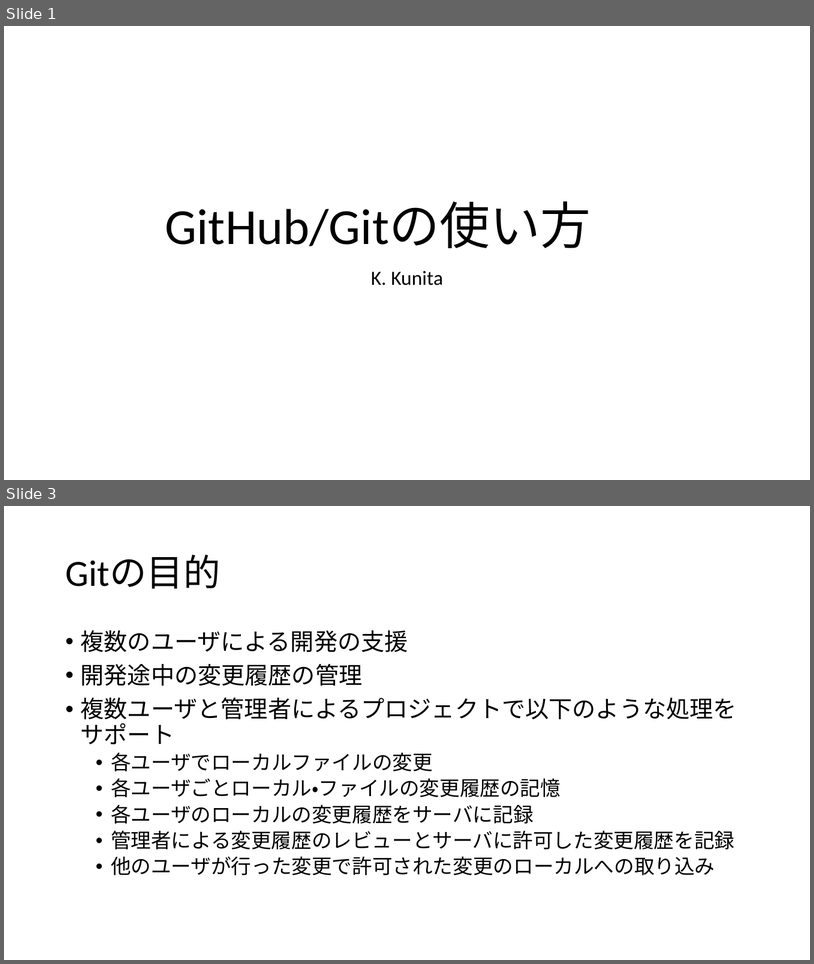
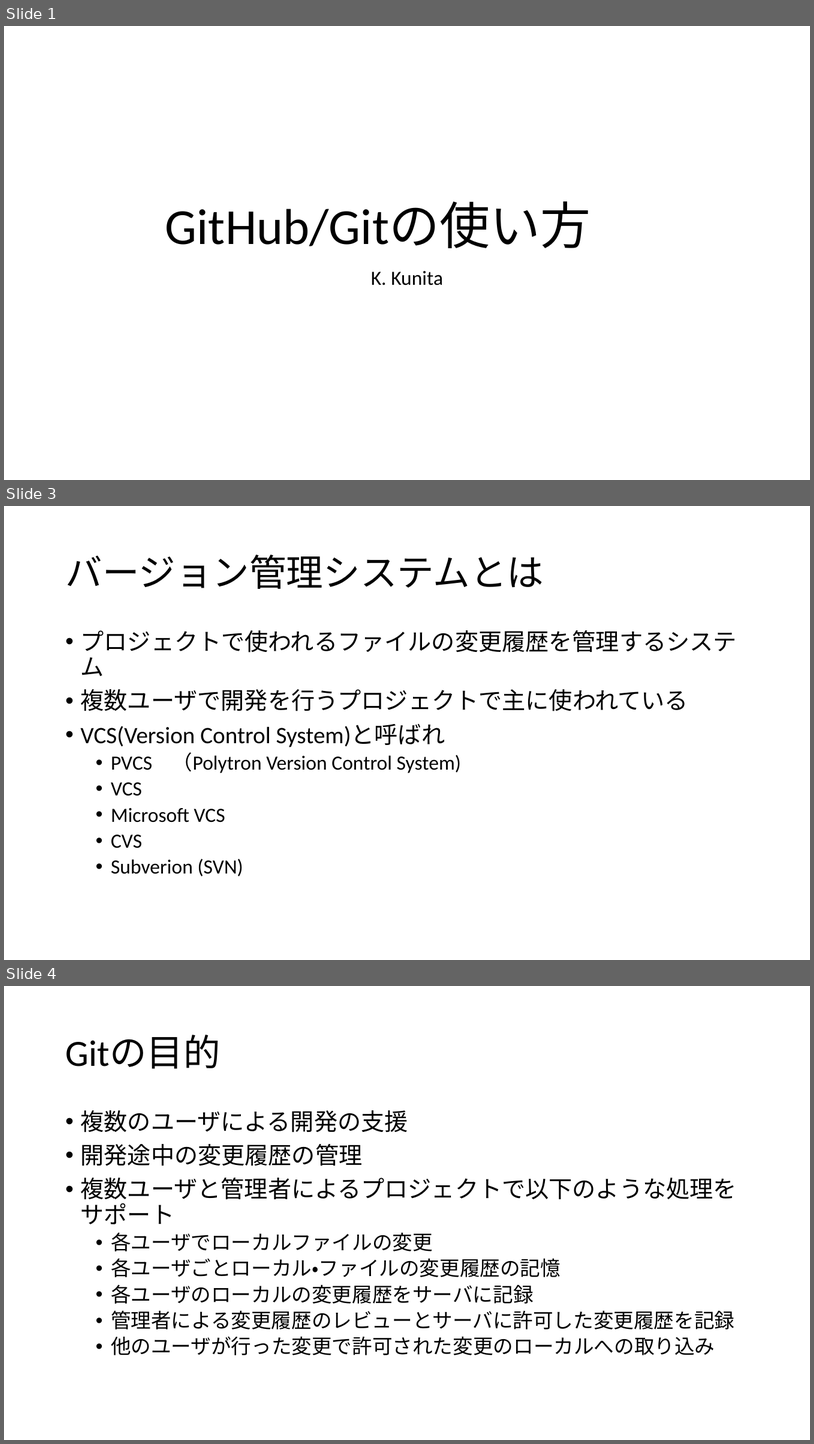
Before and after one commit to kunita18/githubdoc, a slide deck: ppt/GitHub.pptx. Shown one above the other, each under a label of ours: slides 1 and 3 before the commit, slides 1, 3 and 4 after it; the slides between them are not shown. The pictures are 814x964 and 814x1444 pixels, drawn with LibreOffice and Linux fonts; fonts in the diff are those of the drawing. Boxes give left, top, right and bottom in pixels: in the first picture for what was removed or moved away, otherwise in the second. Text is boxed around its words. In the diff, an @@ line names an element or a change of style, - is before the commit and + after.

```diff
--- a/ppt/GitHub.pptx
+++ b/ppt/GitHub.pptx
@@ slide 3 added at [4, 506, 810, 960], background #FFFFFF @@
@@ title added at [65, 555, 544, 589], 44 pt, text #000000 @@
+バージョン管理システムとは
@@ text added at [81, 630, 737, 876], 28 pt, text #000000 @@
+• プロジェクトで使われるファイルの変更履歴を管理するシステム
+• 複数ユーザで開発を行うプロジェクトで主に使われている
+• VCS(Version Control System)と呼ばれ
+  • PVCS （Polytron Version Control System)
+  • VCS
+  • Microsoft VCS
+  • CVS
+  • Subverion (SVN)
@@ what was slide 3 is now slide 4 @@
```
Also in this commit, not shown: 3 slides changed.
